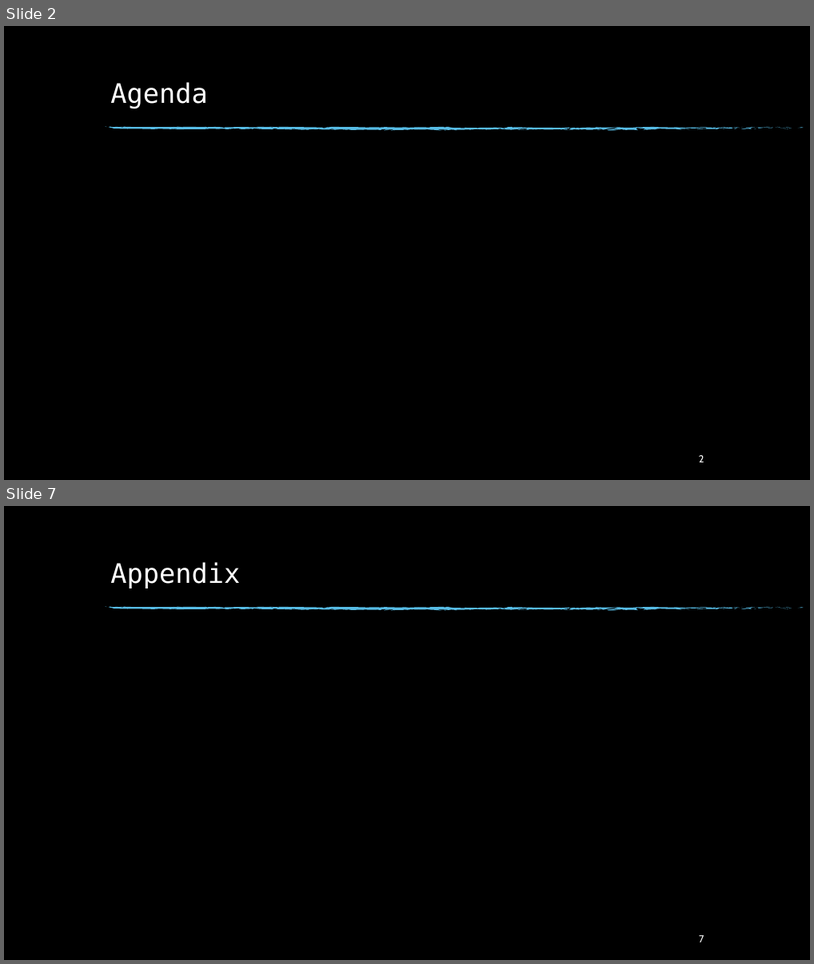
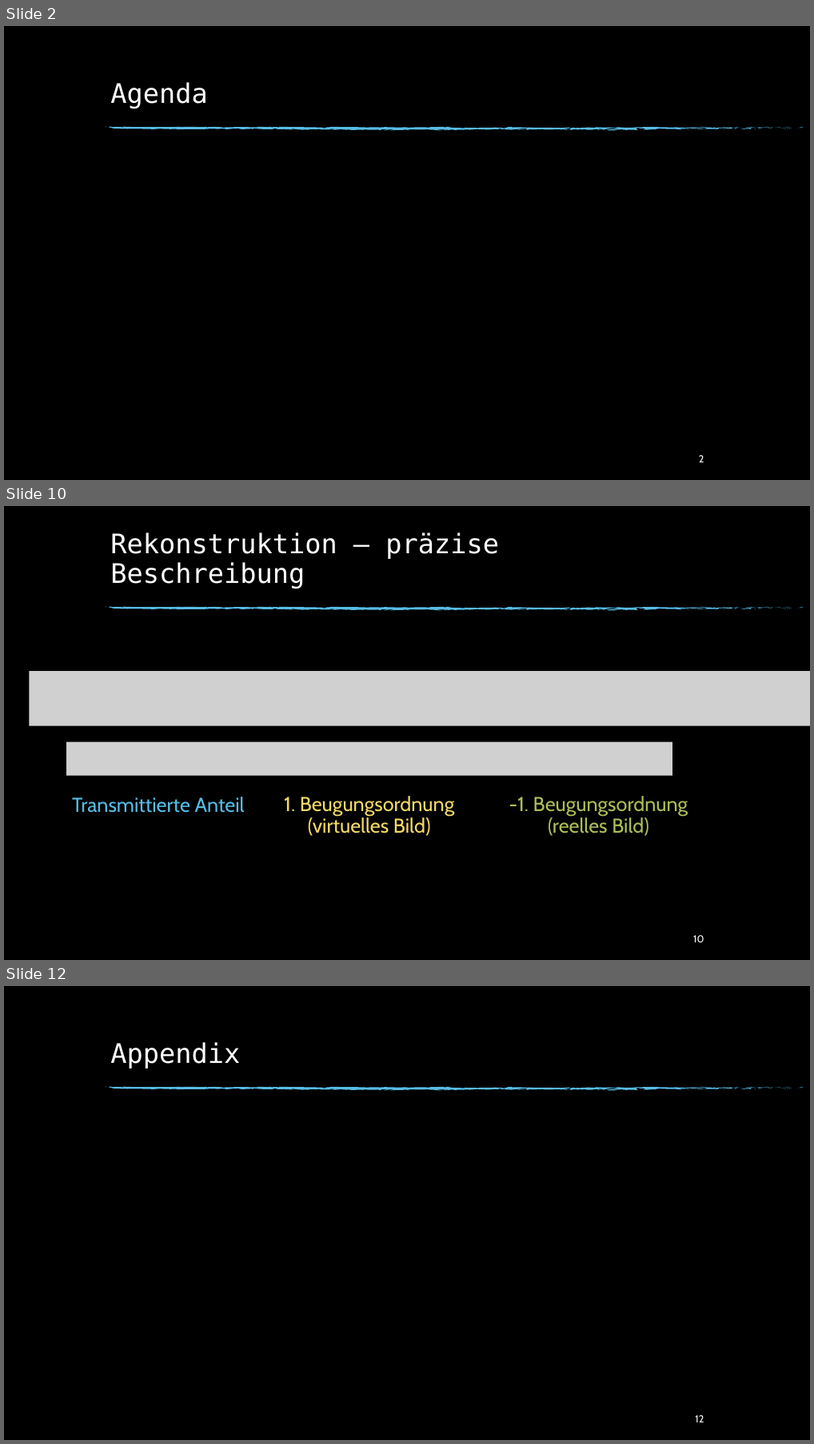
Before and after one commit to beckstev/presentations, a slide deck: holography/holography_presentation.pptx. Shown one above the other, each under a label of ours: slides 2 and 7 before the commit, slides 2, 10 and 12 after it; the slides between them are not shown. The pictures are 814x964 and 814x1444 pixels, drawn with LibreOffice and Linux fonts; fonts in the diff are those of the drawing; grey boxes stand for pictures; background and template pictures are left out. Boxes give left, top, right and bottom in pixels: in the first picture for what was removed or moved away, otherwise in the second. Text is boxed around its words. In the diff, an @@ line names an element or a change of style, - is before the commit and + after.

```diff
--- a/holography/holography_presentation.pptx
+++ b/holography/holography_presentation.pptx
@@ slide 10 added at box(4, 506, 810, 960), background picture (left out); not listed: 74 template elements that a slide beside it also shows @@
@@ title added at box(110, 532, 499, 588), 32 pt, text #FFFFFF @@
+Rekonstruktion – präzise Beschreibung
@@ picture added at box(30, 671, 810, 726) @@
@@ picture added at box(66, 742, 673, 776) @@
@@ text added at box(72, 796, 245, 812), 24 pt, text #57BCE5 @@
+Transmittierte Anteil
@@ text added at box(284, 796, 455, 836), 24 pt, text #F4D968 @@
+1. Beugungsordnung
+(virtuelles Bild)
@@ text added at box(510, 796, 688, 836), 24 pt, text #AEBD57 @@
+-1. Beugungsordnung
+(reelles Bild)
@@ page number added at box(694, 935, 704, 942), 12 pt, text #FFFFFF @@
+10
@@ what was slide 7 is now slide 12 @@
@@ page number at box(695, 1415, 704, 1422): text changed @@
-7
+12
```
Also in this commit, not shown: 4 slides changed, 4 other slides added, 1 other file.
